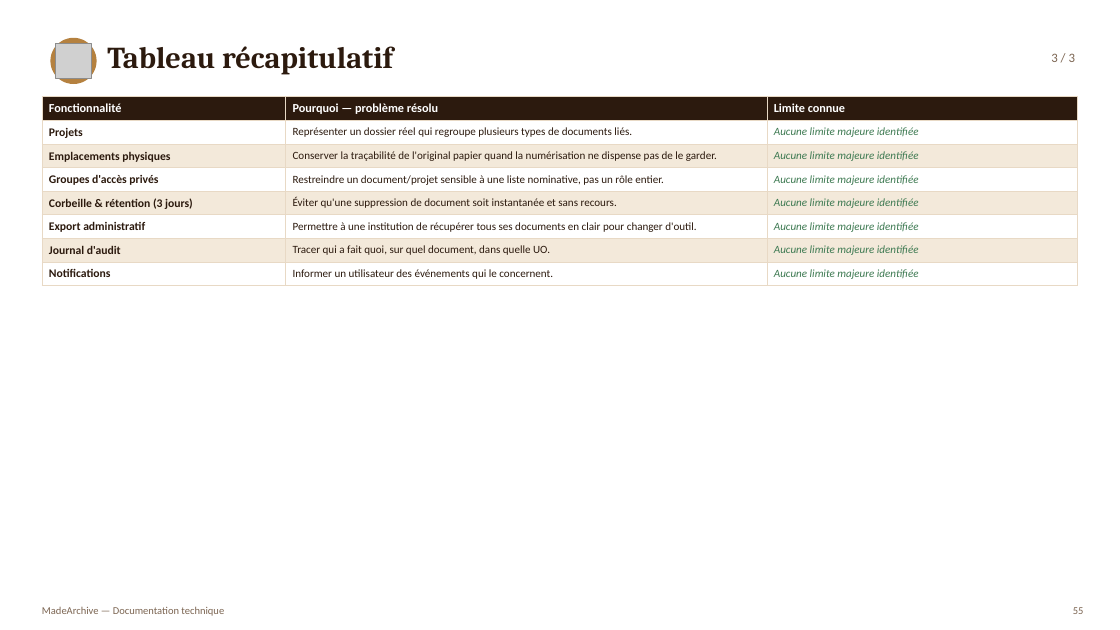
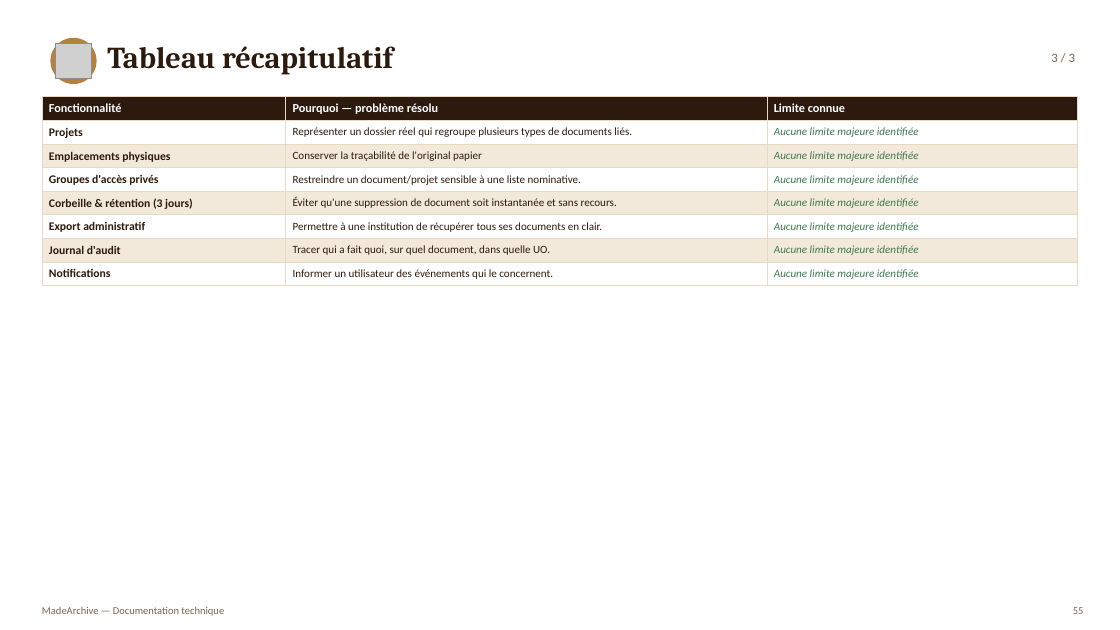
Before and after one commit to Lloyd-koutele/MadeArchive, a slide deck: slide 47 of docs/documentation-application.pptx (slide 55 before the commit). Drawn at 1120x630 pixels with LibreOffice and Linux fonts; fonts in the diff are those of the drawing; grey boxes stand for pictures. Boxes give left, top, right and bottom in pixels: in the first picture for what was removed or moved away, otherwise in the second. Text is boxed around its words. In the diff, an @@ line names an element or a change of style, - is before the commit and + after.

```diff
--- a/docs/documentation-application.pptx
+++ b/docs/documentation-application.pptx
@@ table at (42,97,1078,284) @@
-row 3, column 2: Conserver la traçabilité de l'original papier quand la numérisation ne dispense pas de le garder.
+row 3, column 2: Conserver la traçabilité de l'original papier
-row 4, column 2: Restreindre un document/projet sensible à une liste nominative, pas un rôle entier.
+row 4, column 2: Restreindre un document/projet sensible à une liste nominative.
-row 6, column 2: Permettre à une institution de récupérer tous ses documents en clair pour changer d'outil.
+row 6, column 2: Permettre à une institution de récupérer tous ses documents en clair.
```
Also in this commit, not shown: 29 other slides changed, 8 slides removed, 15 other files.
